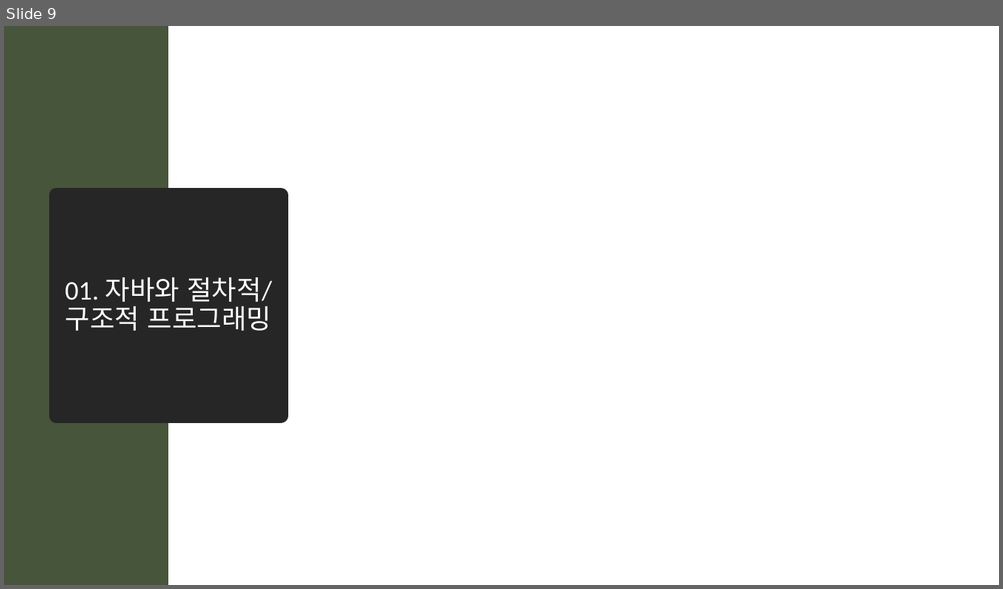
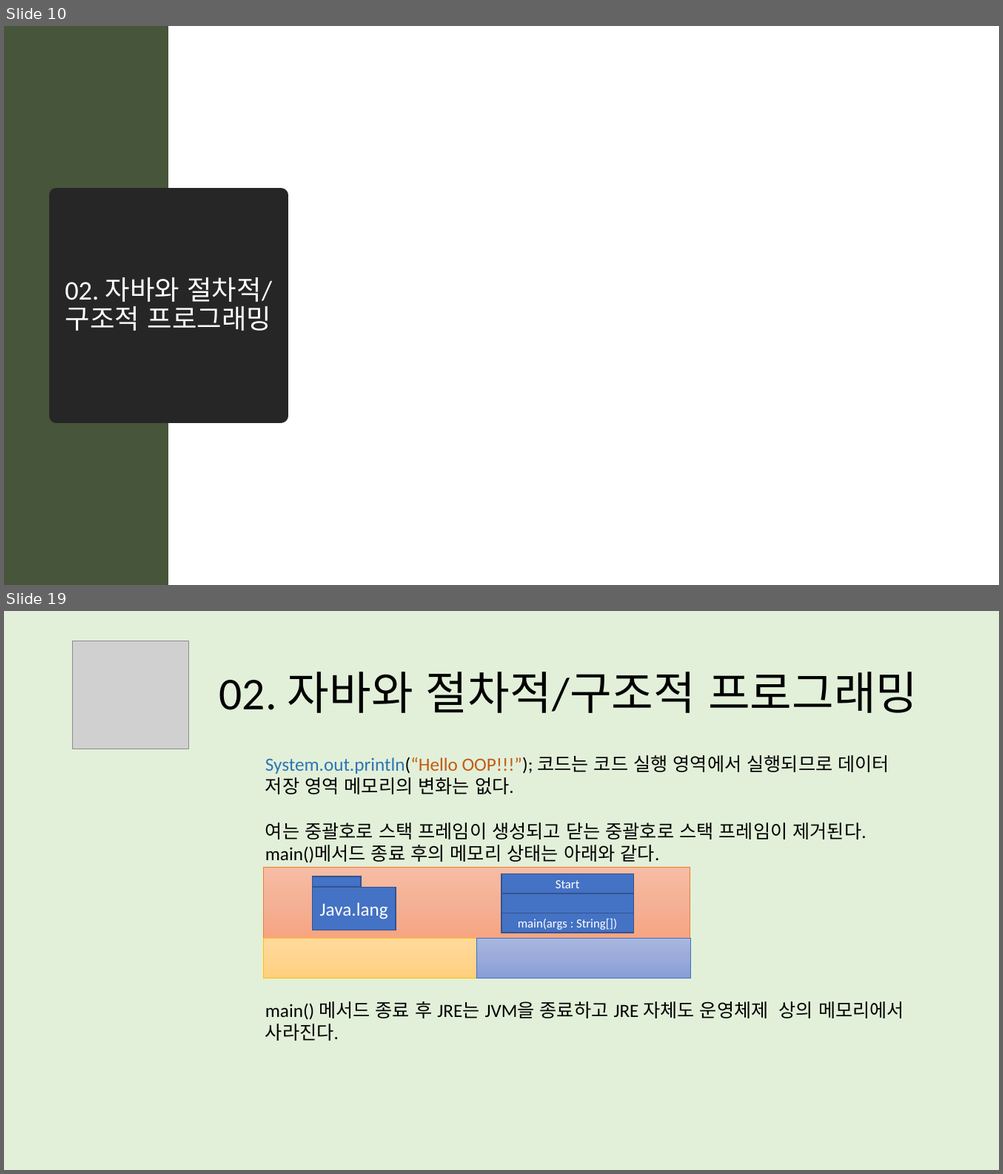
Before and after one commit to mazdah/HTTPTest, a slide deck: docs/스프링 입문을 위한 객체 지향의 원리와 이해 .pptx. Shown one above the other, each under a label of ours: slide 9 before the commit, slides 10 and 19 after it; the slides between them are not shown. The pictures are 1003x589 and 1003x1174 pixels, drawn with LibreOffice and Linux fonts; fonts in the diff are those of the drawing; grey boxes stand for pictures; background and template pictures are left out. Boxes give left, top, right and bottom in pixels: in the first picture for what was removed or moved away, otherwise in the second. Text is boxed around its words. In the diff, an @@ line names an element or a change of style, - is before the commit and + after.

```diff
--- a/docs/스프링 입문을 위한 객체 지향의 원리와 이해 .pptx
+++ b/docs/스프링 입문을 위한 객체 지향의 원리와 이해 .pptx
@@ slide 19 added at [4,611,999,1170], background #E2F0D9 @@
@@ picture added at [73,641,189,749] @@
@@ title added at [219,672,917,713], 44 pt, text #000000 @@
+02. 자바와 절차적/구조적 프로그래밍
@@ text added at [265,755,904,1041], 18 pt, text #000000 @@
+  System.out.println(“Hello OOP!!!”); 코드는 코드 실행 영역에서 실행되므로 데이터 저장 영역 메모리의 변화는 없다.
+  여는 중괄호로 스택 프레임이 생성되고 닫는 중괄호로 스택 프레임이 제거된다.
+  main()메서드 종료 후의 메모리 상태는 아래와 같다.
+  main() 메서드 종료 후 JRE는 JVM을 종료하고 JRE 자체도 운영체제 상의 메모리에서 사라진다.
@@ rectangle added at [264,867,691,938], fill gradient #F7BDA5 to #F5B196 to #F8A582, outline #ED7D31 0.5 pt @@
@@ rectangle added at [312,877,361,887], fill #4472C4, outline #325491 1 pt @@
@@ rectangle added at [502,874,634,893], fill #4472C4, outline #325491 1 pt, 12 pt, text #FFFFFF @@
+Start
@@ rectangle added at [312,888,395,931], fill #4472C4, outline #325491 1 pt, 18 pt, text #FFFFFF @@
+Java.lang
@@ rectangle added at [502,894,634,913], fill #4472C4, outline #325491 1 pt @@
@@ rectangle added at [502,913,634,933], fill #4472C4, outline #325491 1 pt, 12 pt, text #FFFFFF @@
+main(args : String[])
@@ rectangle added at [264,939,477,979], fill gradient #FFDB9E to #FFD590 to #FFD07C, outline #FFC000 0.5 pt @@
@@ rectangle added at [477,939,691,979], fill gradient #A8B7DF to #9AABD9 to #889ED7, outline #4472C4 0.5 pt @@
@@ what was slide 9 is now slide 10 @@
@@ slide 10 changed as well @@
@@ title at [65,278,272,331]: text changed @@
-01. 자바와 절차적/
-구조적 프로그래밍
+02. 자바와 절차적/
+구조적 프로그래밍
```
Also in this commit, not shown: 6 other slides changed, 77 other slides added.
